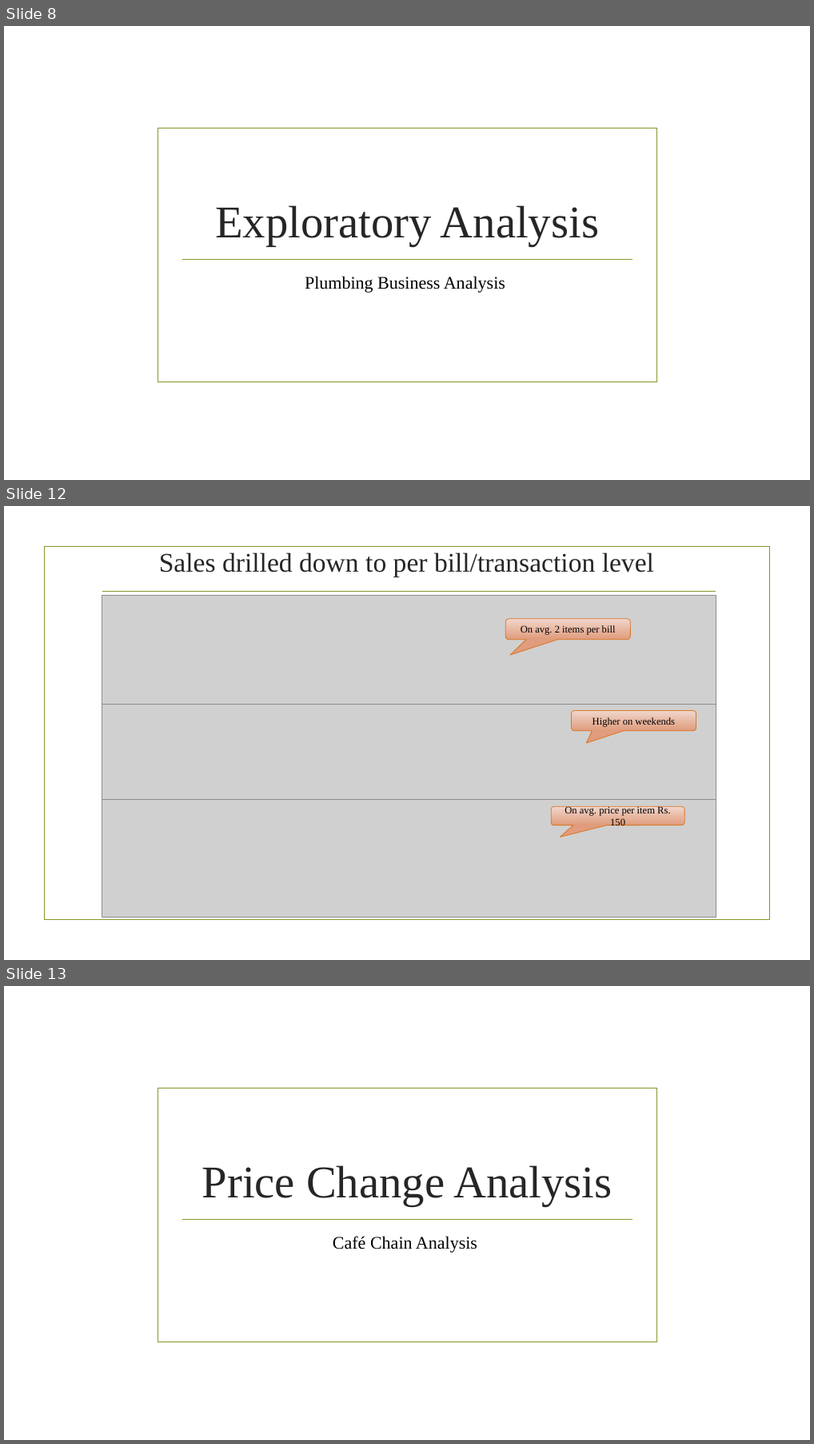
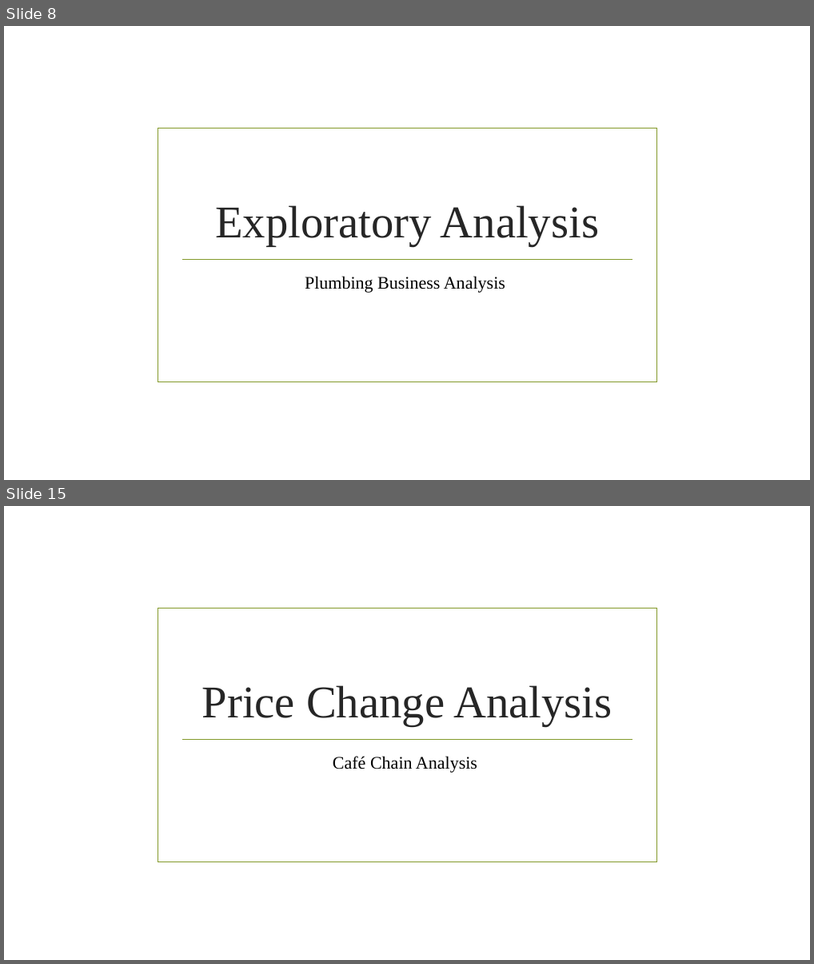
Before and after one commit to bhavsar-dushyant/Target-Marketing-and-Demand-forecasting-Live-data-, a slide deck: Plumbing Business Analysis.pptx. Shown one above the other, each under a label of ours: slides 8, 12 and 13 before the commit, slides 8 and 15 after it; the slides between them are not shown. The pictures are 814x1444 and 814x964 pixels, drawn with LibreOffice and Linux fonts; fonts in the diff are those of the drawing; grey boxes stand for pictures; background and template pictures are left out. Boxes give left, top, right and bottom in pixels: in the first picture for what was removed or moved away, otherwise in the second. Text is boxed around its words. In the diff, an @@ line names an element or a change of style, - is before the commit and + after.

```diff
--- a/Plumbing Business Analysis.pptx
+++ b/Plumbing Business Analysis.pptx
@@ slide 12 removed at <box>4,506,810,960</box>, background picture (left out) @@
@@ rectangle removed at <box>44,547,770,920</box> @@
@@ title removed at <box>159,552,654,577</box> @@
-Sales drilled down to per bill/transaction level
@@ line removed from (102, 592) to (717, 592) @@
@@ picture removed at <box>102,596,717,706</box> @@
@@ rounded speech box removed at <box>506,619,631,639</box> @@
-On avg. 2 items per bill
@@ picture removed at <box>102,704,717,825</box> @@
@@ rounded speech box removed at <box>571,711,697,731</box> @@
-Higher on weekends
@@ picture removed at <box>102,799,717,916</box> @@
@@ rounded speech box removed at <box>551,807,685,825</box> @@
-On avg. price per item Rs. 150
@@ what was slide 13 is now slide 15 @@
```
Also in this commit, not shown: 4 slides changed, 4 slides added, 1 other slide removed.
